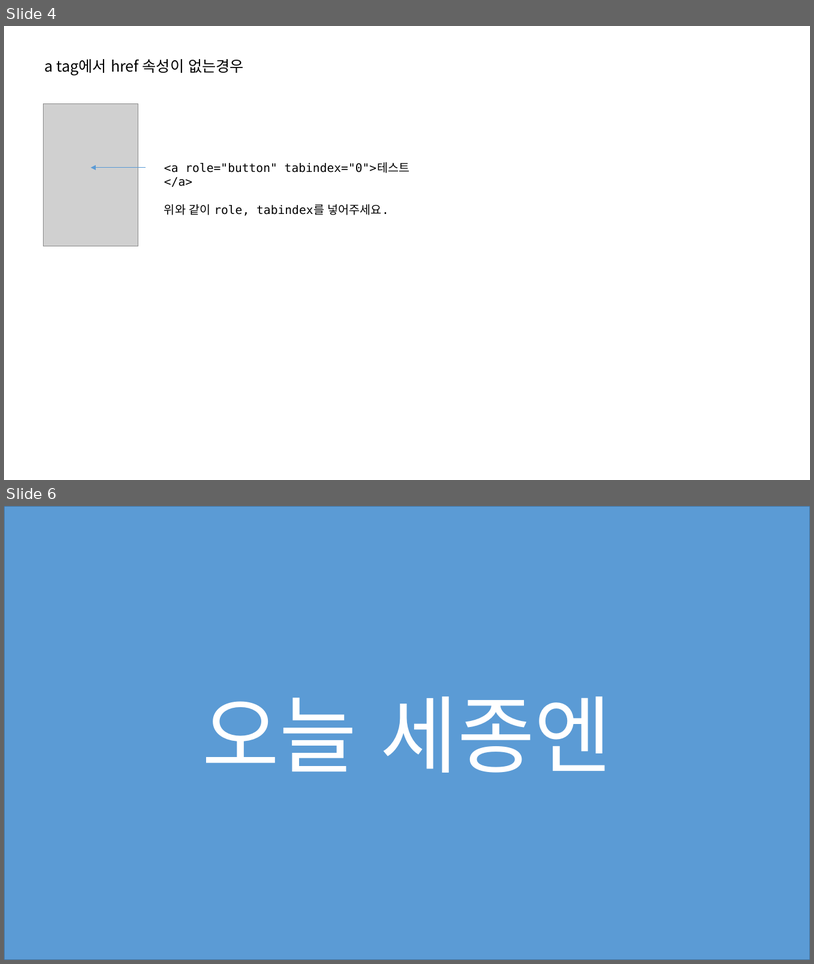
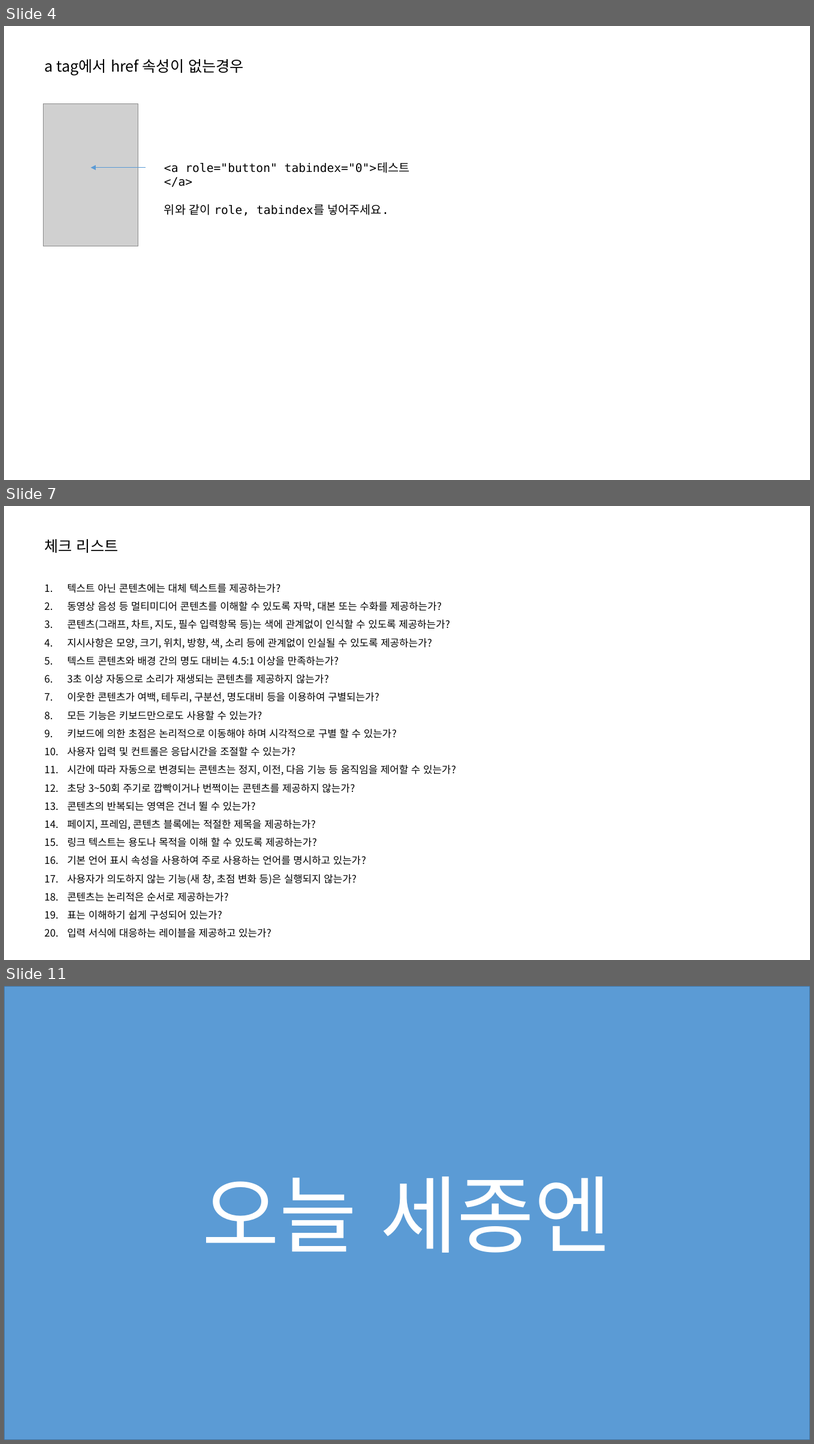
Before and after one commit to jeoungGyy/sejong, a slide deck: ppt/웹접근성 오류 체크(운영).pptx. Shown one above the other, each under a label of ours: slides 4 and 6 before the commit, slides 4, 7 and 11 after it; the slides between them are not shown. The pictures are 814x964 and 814x1444 pixels, drawn with LibreOffice and Linux fonts; fonts in the diff are those of the drawing; grey boxes stand for pictures. Boxes give left, top, right and bottom in pixels: in the first picture for what was removed or moved away, otherwise in the second. Text is boxed around its words. In the diff, an @@ line names an element or a change of style, - is before the commit and + after.

Commit message:
웹접근성 오류 체크(운영).pptx 추가

```diff
--- a/ppt/웹접근성 오류 체크(운영).pptx
+++ b/ppt/웹접근성 오류 체크(운영).pptx
@@ slide 7 added at (x1=4, y1=506, x2=810, y2=960), background #FFFFFF @@
@@ text added at (x1=44, y1=539, x2=119, y2=553), 18 pt, text #000000 @@
+체크 리스트
@@ text added at (x1=67, y1=583, x2=456, y2=937), 12 pt, text #000000 @@
+1. 텍스트 아닌 콘텐츠에는 대체 텍스트를 제공하는가?
+2. 동영상 음성 등 멀티미디어 콘텐츠를 이해할 수 있도록 자막, 대본 또는 수화를 제공하는가?
+3. 콘텐츠(그래프, 차트, 지도, 필수 입력항목 등)는 색에 관계없이 인식할 수 있도록 제공하는가?
+4. 지시사항은 모양, 크기, 위치, 방향, 색, 소리 등에 관계없이 인실될 수 있도록 제공하는가?
+5. 텍스트 콘텐츠와 배경 간의 명도 대비는 4.5:1 이상을 만족하는가?
+6. 3초 이상 자동으로 소리가 재생되는 콘텐츠를 제공하지 않는가?
+7. 이웃한 콘텐츠가 여백, 테두리, 구분선, 명도대비 등을 이용하여 구별되는가?
+8. 모든 기능은 키보드만으로도 사용할 수 있는가?
+9. 키보드에 의한 초점은 논리적으로 이동해야 하며 시각적으로 구별 할 수 있는가?
+10. 사용자 입력 및 컨트롤은 응답시간을 조절할 수 있는가?
+11. 시간에 따라 자동으로 변경되는 콘텐츠는 정지, 이전, 다음 기능 등 움직임을 제어할 수 있는가?
+12. 초당 3~50회 주기로 깝빡이거나 번쩍이는 콘텐츠를 제공하지 않는가?
+13. 콘텐츠의 반복되는 영역은 건너 뛸 수 있는가?
+14. 페이지, 프레임, 콘텐츠 블록에는 적절한 제목을 제공하는가?
+15. 링크 텍스트는 용도나 목적을 이해 할 수 있도록 제공하는가?
+16. 기본 언어 표시 속성을 사용하여 주로 사용하는 언어를 명시하고 있는가?
+17. 사용자가 의도하지 않는 기능(새 창, 초점 변화 등)은 실행되지 않는가?
+18. 콘텐츠는 논리적은 순서로 제공하는가?
+19. 표는 이해하기 쉽게 구성되어 있는가?
+20. 입력 서식에 대응하는 레이블을 제공하고 있는가?
@@ what was slide 6 is now slide 11 @@
```
Also in this commit, not shown: 1 slide changed, 4 other slides added.
